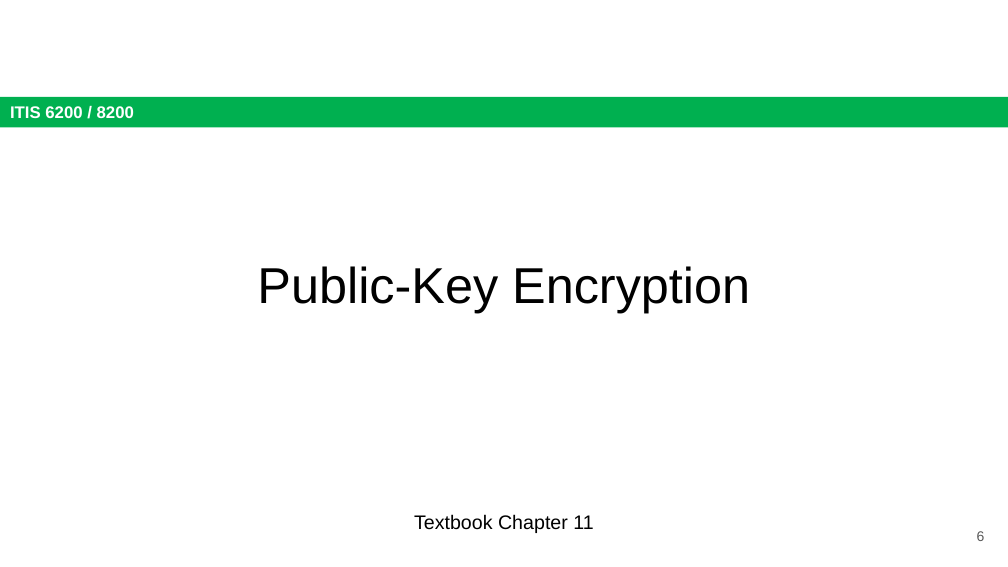
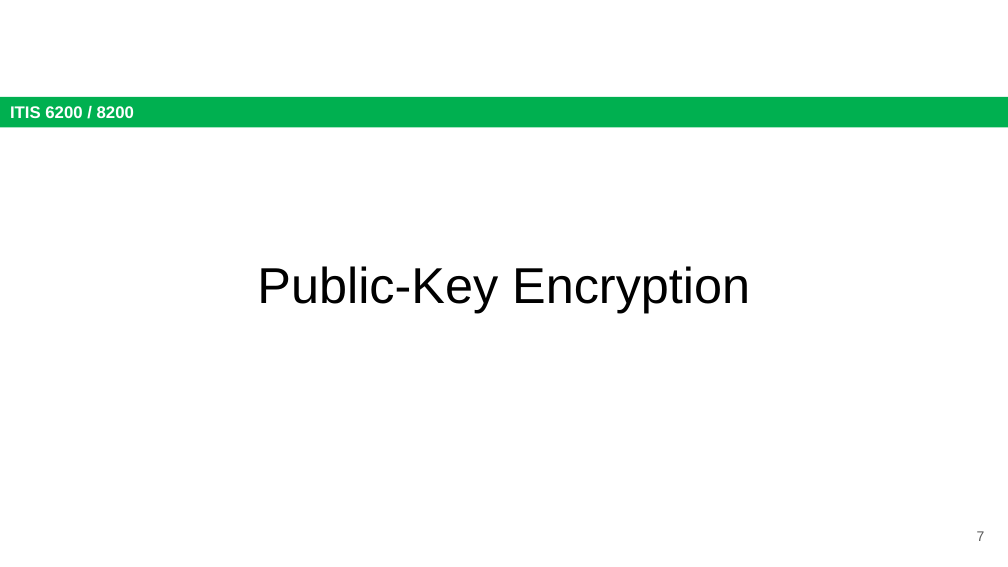
Before and after one commit to jx5c/github.io, a slide deck: slide 7 of teaching/ITIS6200/2023fa/lectures/lec06.pptx (slide 6 before the commit). Drawn at 1008x567 pixels with LibreOffice and Linux fonts; fonts in the diff are those of the drawing. Boxes give left, top, right and bottom in pixels: in the first picture for what was removed or moved away, otherwise in the second. Text is boxed around its words. In the diff, an @@ line names an element or a change of style, - is before the commit and + after.

```diff
--- a/teaching/ITIS6200/2023fa/lectures/lec06.pptx
+++ b/teaching/ITIS6200/2023fa/lectures/lec06.pptx
@@ text removed at [414,514,593,533] @@
-Textbook Chapter 11
@@ page number at [977,531,985,541]: text changed @@
-6
+7
```
Also in this commit, not shown: 10 other slides changed, 1 slide added, 1 other file.
